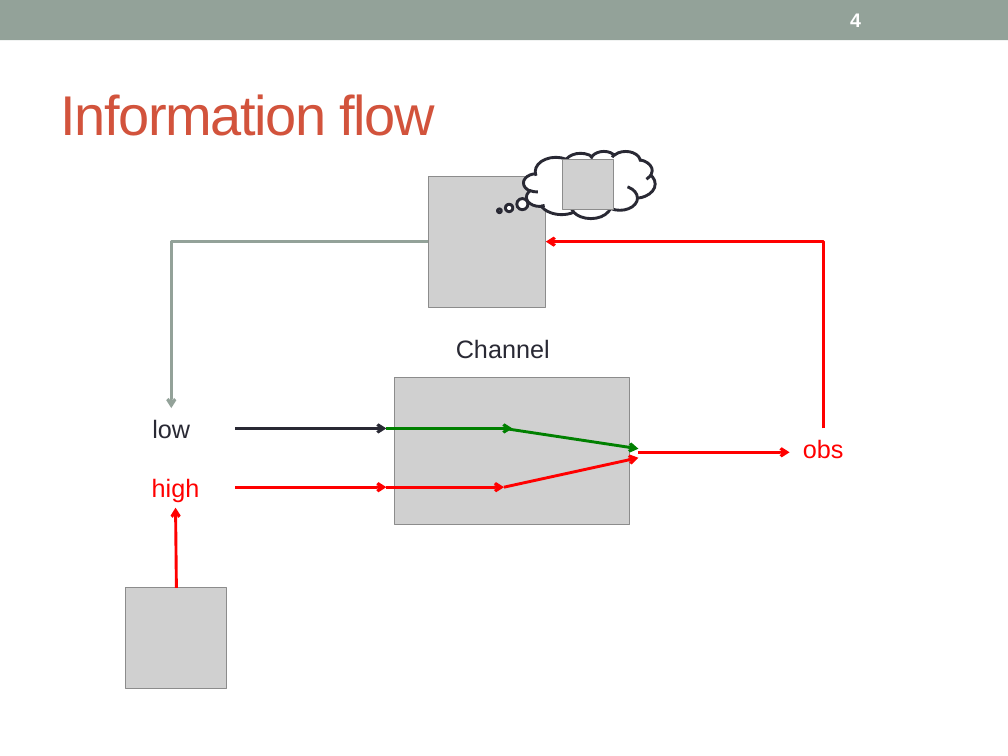
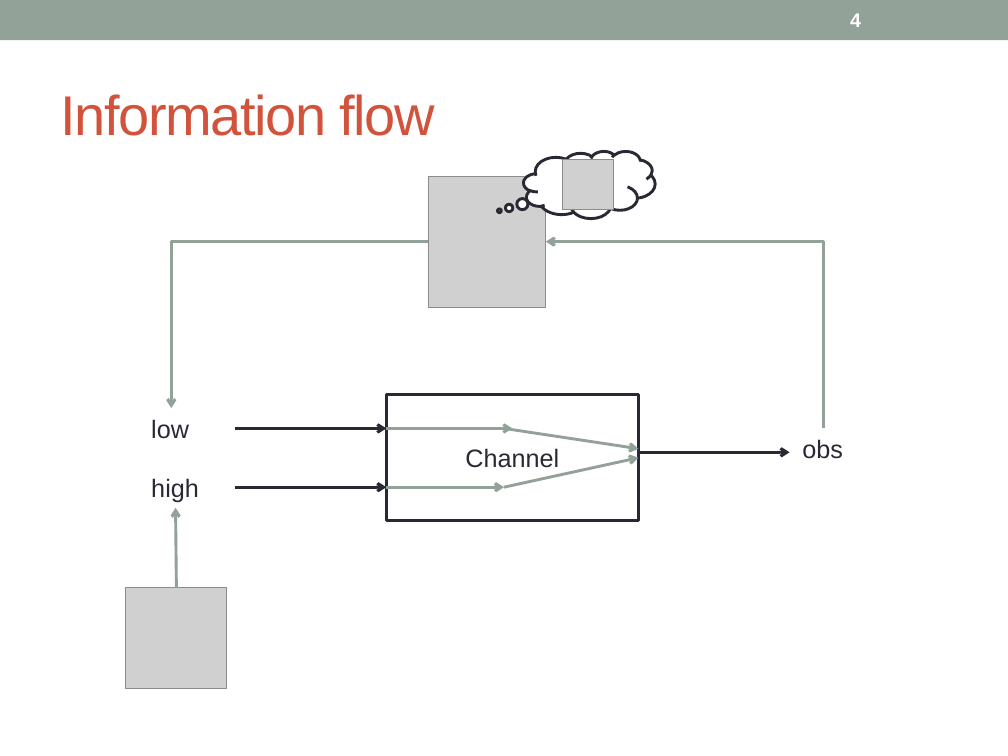
Before and after one commit to piotrm0/piotrm0.github.io, a slide deck: slide 4 of docs/mardziel15hcss.pres.pptx. Drawn at 1008x756 pixels with LibreOffice and Linux fonts; fonts in the diff are those of the drawing; grey boxes stand for pictures. Boxes give left, top, right and bottom in pixels: in the first picture for what was removed or moved away, otherwise in the second. Text is boxed around its words. In the diff, an @@ line names an element or a change of style, - is before the commit and + after.

```diff
--- a/docs/mardziel15hcss.pres.pptx
+++ b/docs/mardziel15hcss.pres.pptx
@@ elbow arrow (824, 428) - (546, 242): stroke #FF0000 2.08 pt to #93A299 2.08 pt @@
@@ picture removed at <box>395,378,630,524</box> @@
@@ text "low" at <box>151,419,189,439</box>: alignment centre to left @@
@@ rectangle "Channel": place and size @@
-rectangle "Channel" at <box>456,339,550,359</box>
+rectangle "Channel" at <box>386,395,638,521</box>
@@ rectangle "Channel" at <box>386,395,638,521</box>: vertical alignment top to middle; fill none to #FFFFFF; outline none to #292934 2.08 pt @@
@@ arrow (386, 428) - (512, 428): stroke #008000 2.08 pt to #93A299 2.08 pt @@
@@ arrow (504, 428) - (638, 449): stroke #008000 2.08 pt to #93A299 2.08 pt @@
@@ text "obs" at <box>802,439,843,459</box>: text colour #FF0000 to #292934; alignment centre to left @@
@@ text "high" at <box>151,478,199,502</box>: text colour #FF0000 to #292934; alignment centre to left @@
@@ arrow (504, 487) - (638, 458): stroke #FF0000 2.08 pt to #93A299 2.08 pt @@
@@ arrow (638, 453) - (789, 453): stroke #FF0000 2.08 pt to #292934 2.08 pt @@
@@ arrow (176, 588) - (175, 508): stroke #FF0000 2.08 pt to #93A299 2.08 pt @@
@@ arrow (235, 487) - (386, 487): stroke #FF0000 2.08 pt to #292934 2.08 pt @@
@@ arrow (386, 487) - (504, 487): stroke #FF0000 2.08 pt to #93A299 2.08 pt @@
```
Also in this commit, not shown: 39 other slides changed, 2 slides added, 6 slides removed, 34 other files.
